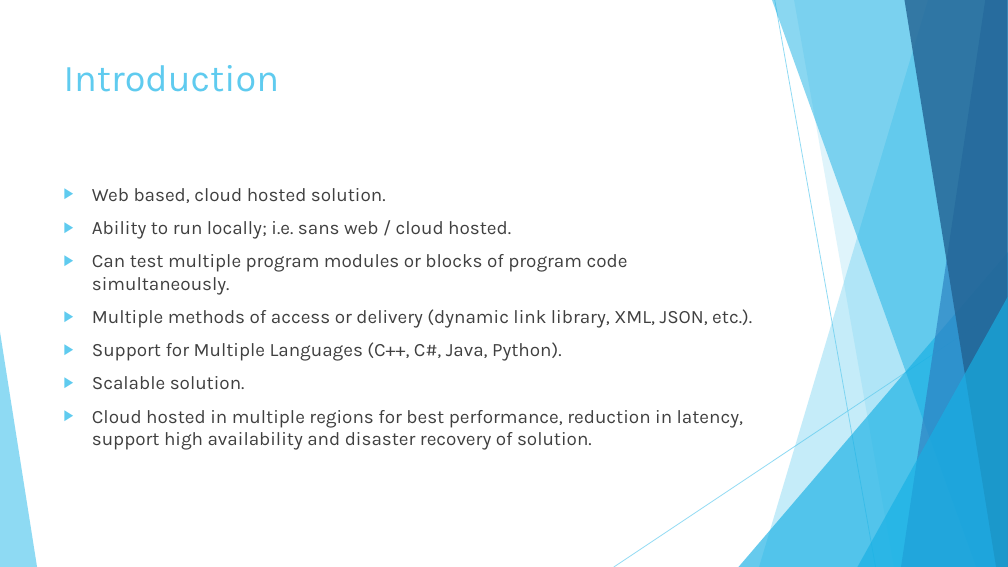
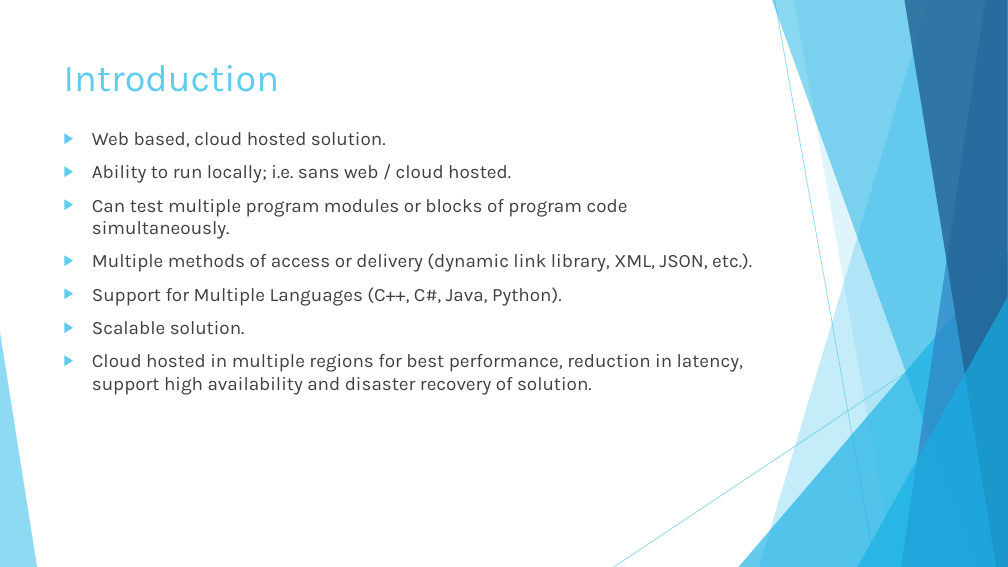
Before and after one commit to KodeFu/cse682, a slide deck: slide 3 of Test Framework Midterm Presentation 001.pptx. Drawn at 1008x567 pixels with LibreOffice and Linux fonts; fonts in the diff are those of the drawing. Boxes give left, top, right and bottom in pixels: in the first picture for what was removed or moved away, otherwise in the second. Text is boxed around its words. In the diff, an @@ line names an element or a change of style, - is before the commit and + after.

```diff
--- a/Test Framework Midterm Presentation 001.pptx
+++ b/Test Framework Midterm Presentation 001.pptx
@@ text "Web based, cloud hosted solution.": place and size @@
-text "Web based, cloud hosted solution." at (92,188,752,450)
+text "Web based, cloud hosted solution." at (92,132,752,395)
```
Also in this commit, not shown: 11 other slides changed, 1 slide added, 1 other file.
